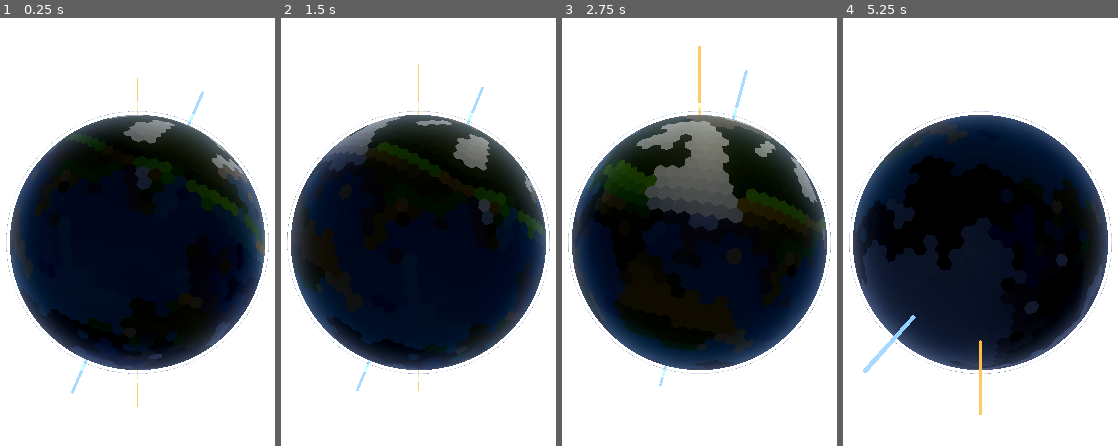
Above: before the commit, frames 1-4 (left to right).
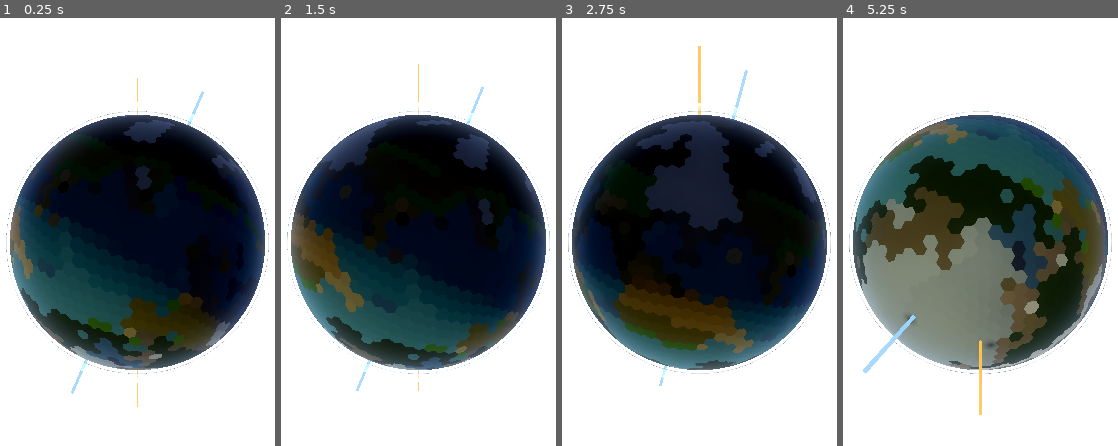
Above: after the commit, the same moments.

Repository: Halfwhit/hex-planet-gen
Game: Godot game, scene res://scenes/Main.tscn
Same seed, same stepped clock (60 frames per second), same inputs: the game is played once before the commit and once after it.
Inputs (mouse positions are in pixels of both pictures, inside the frame that each line leads up to):
- Up to frame 1 (0.25 s): no input
- Up to frame 2 (1.5 s): tap Enter at 0.5 s; move the mouse to (outside the picture) at 0.52 s; tap E at 0.6 s; click (outside the picture) at 0.67 s; drag from (outside the picture) to (377, 330) at 1.27 s
- Up to frame 3 (2.75 s): move the mouse to (779, 142) at 2.02 s; tap E at 2.1 s; click (779, 142) at 2.17 s
- Up to frame 4 (5.25 s): drag from (939, 330) to (outside the picture) at 2.77 s; move the mouse to (outside the picture) at 3.52 s; tap E at 3.6, 5.1 s; click (outside the picture) at 3.67 s; drag from (outside the picture) to (859, 129) at 4.27 s; move the mouse to (1021, 240) at 5.02 s; click (1021, 240) at 5.17 s

The runs differ from the first frame. In frame 1, 19% of the frame differs, in the area x 3-97%, y 22-83%; in frame 2, 19%; in frame 3, 20%; in frame 4, 38%, in the area x 3-96%, y 23-83%.

Commit message:
Planet orbits the sun via PlanetPivot node
Sun stays fixed at world origin; the planet now orbits it:
- Sun.gd: compute _planet_position instead of moving global_position;
  expose get_planet_position() for Main to read each frame
- Main.gd: introduce _planet_pivot (Node3D) that owns all planet
  visuals — planet mesh, atmosphere, axis lines are children of it;
  OrbitCamera is also reparented to the pivot so it always orbits
  the planet regardless of where it is in the solar system;
  _process() moves the pivot to Sun.get_planet_position() each frame

Co-Authored-By: Claude Sonnet 4.6 <noreply@anthropic.com>

Diff:
--- a/scripts/Main.gd
+++ b/scripts/Main.gd
@@ -70,6 +70,7 @@
 ## Colour cells by tectonic plate instead of biome (bright = continental, dark = oceanic).
 @export var debug_plates: bool = false
 
+var _planet_pivot: Node3D = null
 var _current_lod: int = 0
 var _lod_meshes: Array[ArrayMesh] = []
 var _lod_cells: Array = []
@@ -92,6 +93,17 @@
 	if Engine.is_editor_hint():
 		return
 	_rotation_speed_rad = deg_to_rad(rotation_speed)
+
+	# All planet visuals (mesh, atmosphere, axis lines) are children of this
+	# pivot so that a single position update moves everything in sync.
+	_planet_pivot = Node3D.new()
+	_planet_pivot.name = "PlanetPivot"
+	add_child(_planet_pivot)
+	_planet_mesh_instance.reparent(_planet_pivot, false)
+	_planet_mesh_instance.position = Vector3.ZERO
+	_orbit_camera.reparent(_planet_pivot, false)
+	_orbit_camera.position = Vector3.ZERO
+
 	# Pre-tilt the planet mesh so its local Y axis (= the planet's north pole)
 	# points in the intended world-space direction.  All subsequent behaviour —
 	# camera north lock, lighting — reads this axis directly from the mesh
@@ -140,6 +152,10 @@
 	if _locking:
 		_orbit_camera.set_angles_from_dir((planet_basis * _lock_cell_local).normalized())
 
+	# Move the planet pivot to orbit the sun.
+	if _planet_pivot != null and has_node("Sun"):
+		_planet_pivot.global_position = ($Sun as Sun).get_planet_position()
+
 
 func _editor_generate() -> void:
 	if not Engine.is_editor_hint():
@@ -154,7 +170,7 @@
 	_planet_mesh_instance.mesh = PlanetMesh.build(planet, planet_radius, debug_pentagons, debug_plates)
 
 	for child_name: String in ["HorizonMask", "Atmosphere", "RotationAxis", "TrueNorthAxis"]:
-		var old: Node = get_node_or_null(child_name)
+		var old: Node = _planet_pivot.get_node_or_null(child_name) if _planet_pivot else get_node_or_null(child_name)
 		if old:
 			old.free()
 	_create_atmosphere()
@@ -233,7 +249,7 @@
 	mi.name = layer_name
 	mi.mesh = sphere
 	mi.material_override = mat
-	add_child(mi)
+	_planet_pivot.add_child(mi)
 
 
 func _create_atmosphere() -> void:
@@ -291,7 +307,7 @@
 	mi.mesh = cyl
 	mi.material_override = mat
 	mi.rotation_degrees = rotation_deg
-	add_child(mi)
+	_planet_pivot.add_child(mi)
 
 
 func _cam_up_local() -> Vector3:
--- a/scripts/Sun.gd
+++ b/scripts/Sun.gd
@@ -19,8 +19,15 @@
 @export var sun_light_range: float = 40.0
 
 var _angle: float = 0.0
+var _planet_position: Vector3 = Vector3.ZERO
 var _light: OmniLight3D
 var _mesh_instance: MeshInstance3D
+
+
+## Returns the current world-space position where the planet should sit.
+## Main.gd reads this each frame and moves the planet pivot there.
+func get_planet_position() -> Vector3:
+	return _planet_position
 
 
 func _ready() -> void:
@@ -72,8 +79,9 @@
 
 
 func _update_position() -> void:
-	# Orbit circle in the flat X/Y plane, then tilt around the X axis by sun_inclination.
+	# Compute where the planet should be: orbiting the sun (which sits at
+	# world origin).  The sun node does not move — only the planet pivot does.
 	var flat_x: float = cos(_angle) * sun_distance
 	var flat_y: float = sin(_angle) * sun_distance
 	var tilt: float = deg_to_rad(sun_inclination)
-	global_position = Vector3(flat_x, flat_y * cos(tilt), flat_y * sin(tilt))
+	_planet_position = Vector3(flat_x, flat_y * cos(tilt), flat_y * sin(tilt))
